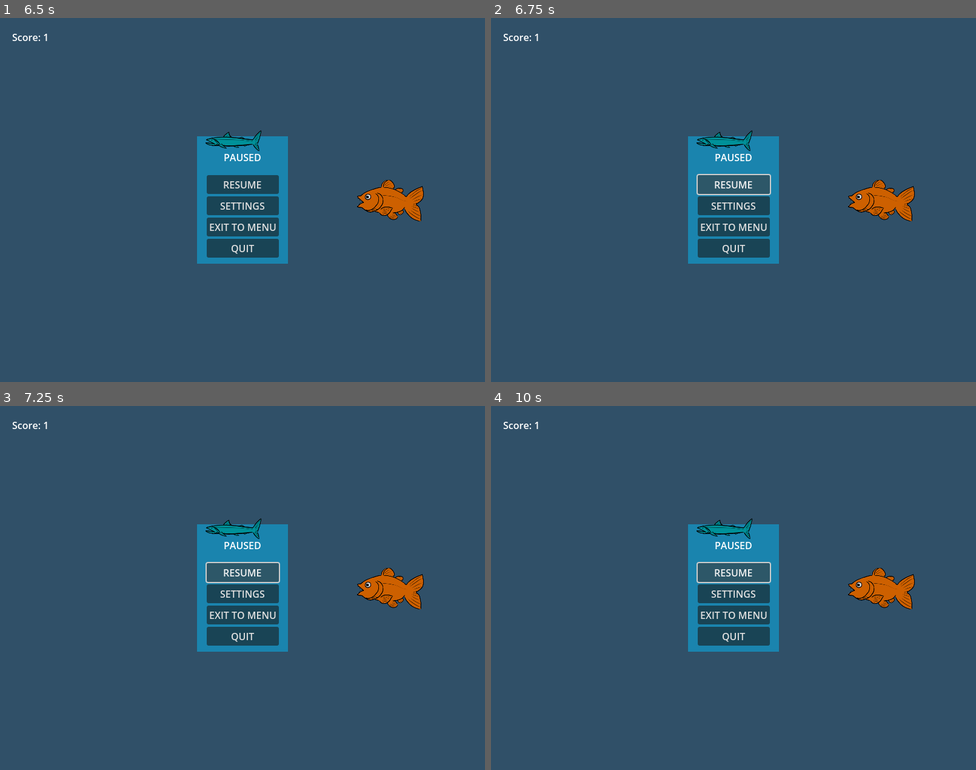
Above: before the commit, frames 1-4 (two rows, left to right).
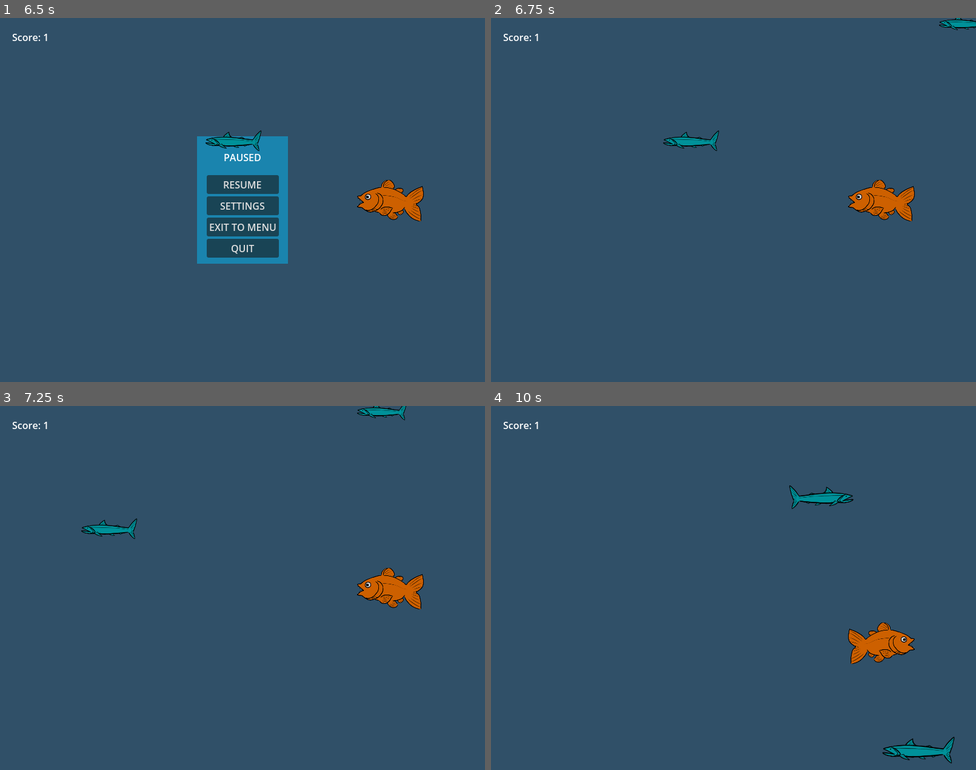
Above: after the commit, the same moments.

Repository: CatNine9/FishGame
Game: Godot game, scene res://UI/MainMenu.tscn
Same seed, same stepped clock (60 frames per second), same inputs: the game is played once before the commit and once after it.
Inputs:
- Up to frame 1 (6.5 s): click "SETTINGS" at 0.5 s; click "BACK" at 1.25 s; click "START GAME" at 2 s; hold Right (ui_right) 2.78-3.53 s; hold Down (ui_down) 3.53-4.28 s; hold Right (ui_right) 4.28-5.03 s; hold Up (ui_up) 5.03-5.78 s; hold Left (ui_left) from 5.78 s (still down); tap P (Pause) at 6.4 s
- Up to frame 2 (6.75 s): release Left (ui_left) at 6.5 s; click "RESUME" at 6.5 s
- Up to frame 3 (7.25 s): no input
- Up to frame 4 (10 s): hold Left (ui_left) 7.28-8.03 s; hold Down (ui_down) 8.03-8.78 s; hold Right (ui_right) 8.78-9.53 s; hold Up (ui_up) from 9.53 s (still down)

Frame 1 is identical in both runs. In frame 2, 4.1% of the frame differs, in the area x 35-100%, y 0-68%; in frame 3, 4.4%; in frame 4, 6.6%, in the area x 40-96%, y 21-99%.

Commit message:
Some pause menu functionality added.
Resume works. Settings works, but returning to the game does not.

Diff:
--- a/FishGame/GlobalVariables.gd
+++ b/FishGame/GlobalVariables.gd
@@ -2,3 +2,4 @@
 
 
 var size_visibility = false
+var is_paused = false
--- a/FishGame/Levels/Main.tscn
+++ b/FishGame/Levels/Main.tscn
@@ -83,3 +83,5 @@
 text = "Score"
 
 [connection signal="timeout" from="EnemySpawnDelay" to="." method="_on_enemy_spawn_delay_timeout"]
+[connection signal="button_up" from="Control/CenterContainer/ColorRect/PauseVbox/ResumeButton" to="Control" method="_on_resume_button_button_up"]
+[connection signal="button_up" from="Control/CenterContainer/ColorRect/PauseVbox/SettingsButton" to="Control" method="_on_settings_button_button_up"]
--- a/FishGame/Levels/PauseLabel.gd
+++ b/FishGame/Levels/PauseLabel.gd
@@ -6,13 +6,29 @@
 		print("Input detected")
 		toggle_pause()
 
+
+
+func _on_resume_button_button_up():
+	toggle_pause()
+	GlobalVariables.is_paused = false
+
+
+
+func _on_settings_button_button_up():
+	var settings_packed = load("res://UI/Settings.tscn")
+	get_tree().change_scene_to_packed(settings_packed)
+
+
+
 func toggle_pause():
 	if get_parent().get_parent().get_tree().paused == false:
 		print("Isn't paused. Pausing...")
 		get_parent().get_tree().paused = true
 		visible = true
+		GlobalVariables.is_paused = true
 	else:
 		print("Is paused. Unpausing...")
 		get_parent().get_tree().paused = false
 		visible = false
 		print("The script got past visible = false.")
+		GlobalVariables.is_paused = false
--- a/FishGame/UI/Settings.gd
+++ b/FishGame/UI/Settings.gd
@@ -11,5 +11,9 @@
 
 
 func _on_back_button_button_up():
-	var main_menu = load("res://UI/MainMenu.tscn")
-	get_tree().change_scene_to_packed(main_menu)
+	if GlobalVariables.is_paused == false:
+		var main_menu = load("res://UI/MainMenu.tscn")
+		get_tree().change_scene_to_packed(main_menu)
+	else:
+		var back_to_game = load("res://Levels/Main.tscn")
+		get_tree().change_scene_to_packed(back_to_game)
